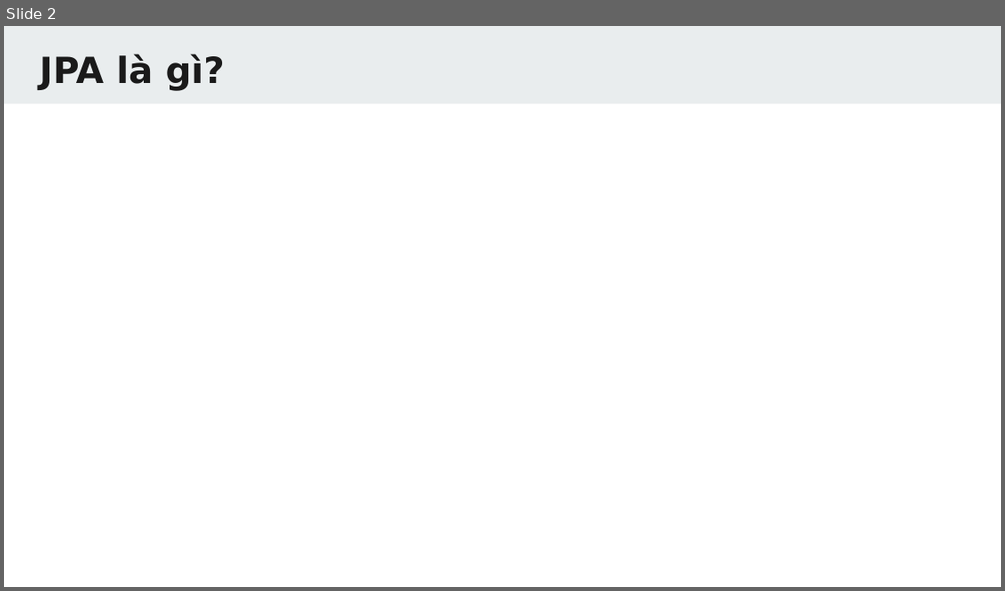
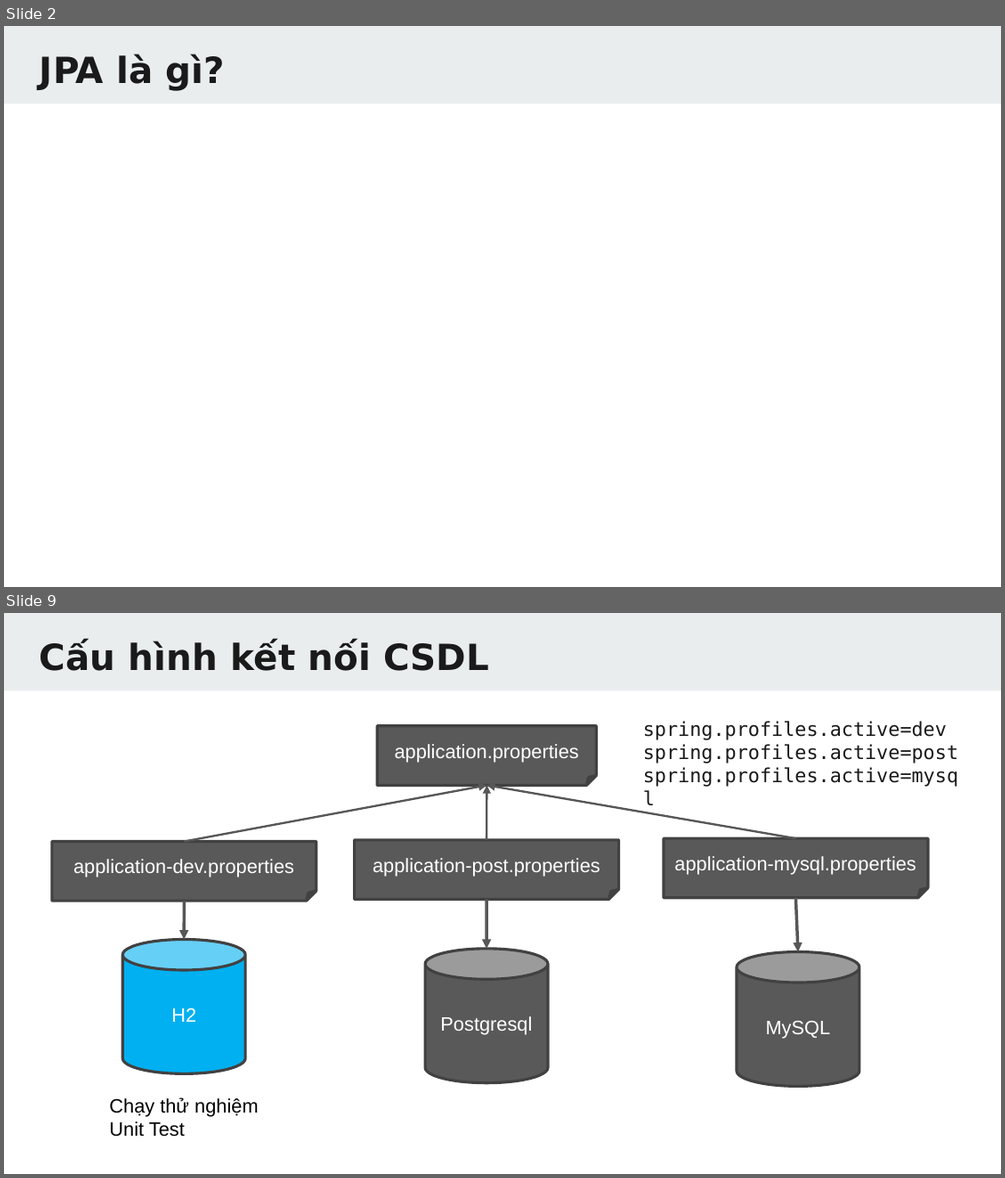
Before and after one commit to TechMaster/springboot2, a slide deck: 14 JPA/JPA.pptx. Shown one above the other, each under a label of ours: slide 2 before the commit, slides 2 and 9 after it; the slides between them are not shown. The pictures are 1005x591 and 1005x1178 pixels, drawn with LibreOffice and Linux fonts; fonts in the diff are those of the drawing. Boxes give left, top, right and bottom in pixels: in the first picture for what was removed or moved away, otherwise in the second. Text is boxed around its words. In the diff, an @@ line names an element or a change of style, - is before the commit and + after.

```diff
--- a/14 JPA/JPA.pptx
+++ b/14 JPA/JPA.pptx
@@ slide 9 added at [4,613,1001,1174], background #FFFFFF; not listed: 1 template element that a slide beside it also shows @@
@@ title added at [40,641,489,671], 26 pt, text #1A1A1A, bold @@
+Cấu hình kết nối CSDL
@@ folded corner added at [377,726,596,786], fill #595959, outline #424242 2 pt, 14 pt, text #FFFFFF @@
+application.properties
@@ text added at [643,721,958,787], 14 pt, text #1A1A1A @@
+spring.profiles.active=dev
+spring.profiles.active=post
+spring.profiles.active=mysql
@@ arrow added from (185, 841) to (486, 786), #575757 1.5 pt @@
@@ arrow added from (486, 840) to (486, 786), #575757 1.5 pt @@
@@ arrow added from (795, 838) to (486, 786), #575757 1.5 pt @@
@@ folded corner added at [52,841,316,901], fill #595959, outline #424242 2 pt, 14 pt, text #FFFFFF @@
+application-dev.properties
@@ folded corner added at [355,840,619,900], fill #595959, outline #424242 2 pt, 14 pt, text #FFFFFF @@
+application-post.properties
@@ folded corner added at [663,838,928,898], fill #595959, outline #424242 2 pt, 14 pt, text #FFFFFF @@
+application-mysql.properties
@@ arrow added from (185, 901) to (185, 939), #575757 2.25 pt @@
@@ arrow added from (486, 899) to (486, 949), #575757 2.25 pt @@
@@ arrow added from (795, 898) to (798, 952), #575757 2.25 pt @@
@@ cylinder added at [122,939,245,1073], fill #00B0F0, outline #424242 2 pt, 14 pt, text #FFFFFF @@
+H2
@@ cylinder added at [425,949,547,1084], fill #595959, outline #424242 2 pt, 14 pt, text #FFFFFF @@
+Postgresql
@@ cylinder added at [736,952,859,1086], fill #595959, outline #424242 2 pt, 14 pt, text #FFFFFF @@
+MySQL
@@ text added at [109,1097,259,1136], 14 pt, text #000000 @@
+Chạy thử nghiệm
+Unit Test
```
Also in this commit, not shown: 75 other slides added, 40 other files.
